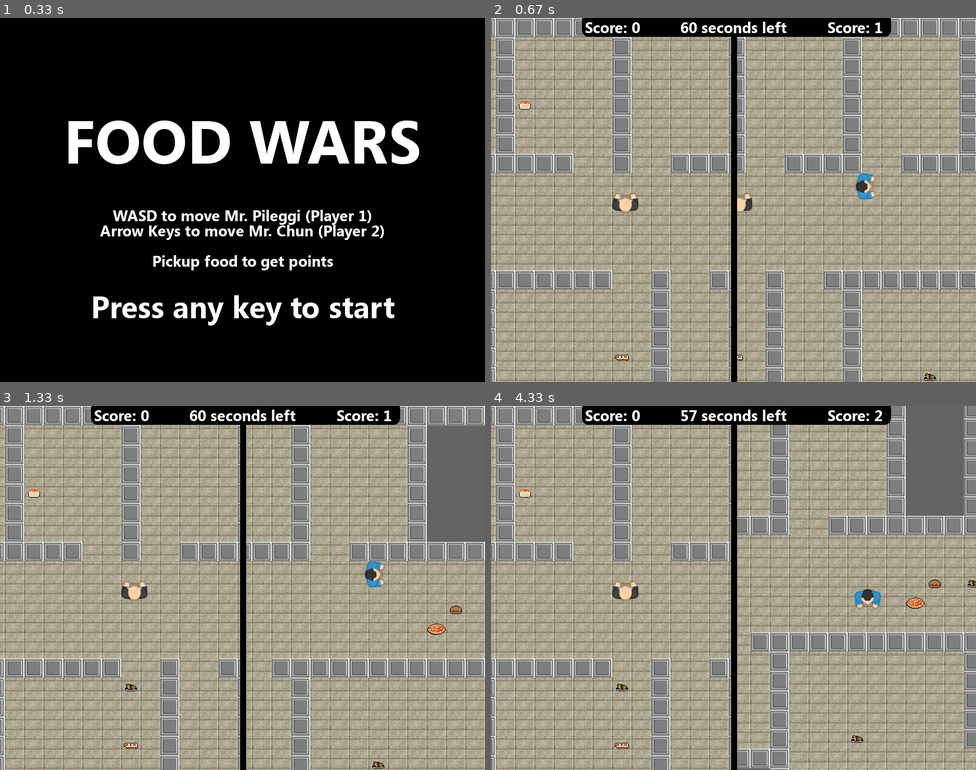
Above: before the commit, frames 1-4 (two rows, left to right).
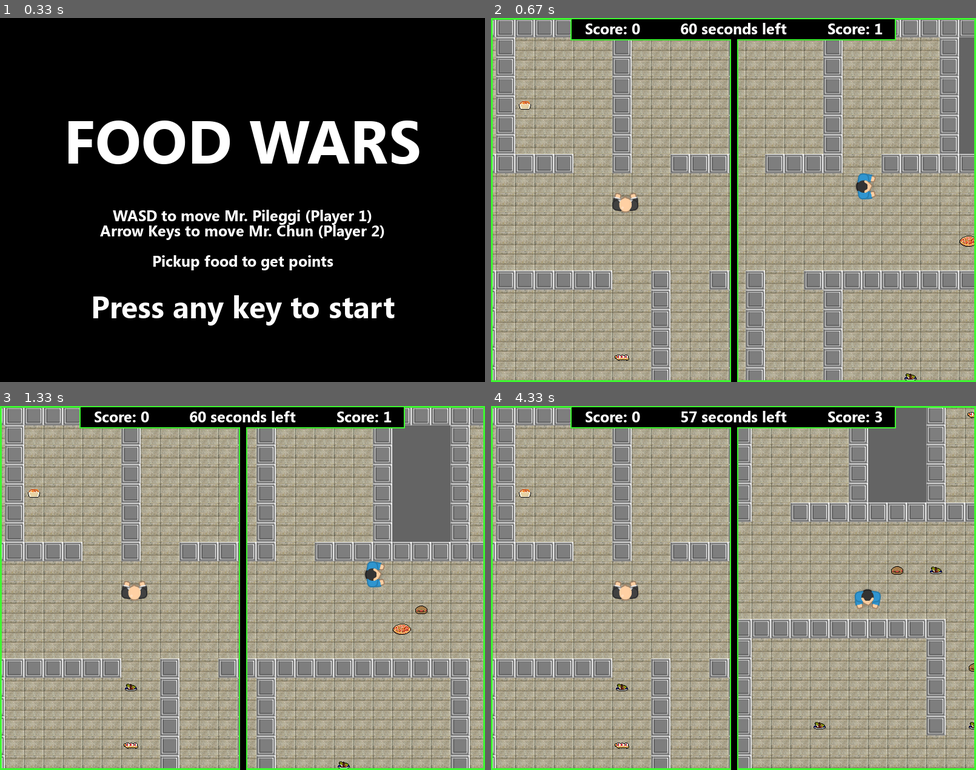
Above: after the commit, the same moments.

Repository: bly852/ICS3U1
Game: pygame game, started from (19.12.06) Culminating/game.py
Same seed, same stepped clock (60 frames per second), same inputs: the game is played once before the commit and once after it.
Inputs:
- Up to frame 1 (0.33 s): no input
- Up to frame 2 (0.67 s): hold Right from 0.33 s (still down)
- Up to frame 3 (1.33 s): release Right at 0.8 s; hold Up 0.88-1.18 s; hold Right from 1.22 s (still down)
- Up to frame 4 (4.33 s): release Right at 1.68 s; hold Left 1.72-2.25 s; hold Down 2.28-2.58 s; hold Left 2.62-3.02 s; hold Up 3.05-3.42 s; hold Right 3.45-4.08 s; hold Down from 4.12 s (still down)

Frame 1 is identical in both runs. In frame 2, 13% of the frame differs, in the area x 0-100%, y 0-100%; in frame 3, 22%; in frame 4, 30%.

Commit message:
Made GUI Scalable and added accent colour

Diff:
--- a/(19.12.06) Culminating/game.py
+++ b/(19.12.06) Culminating/game.py
@@ -165,6 +165,7 @@
         part of the game loop - draws the new sprite positions and text to the
         screen
         """
+        # updates window caption with current FPS
         pygame.display.set_caption("{} | FPS: {:.0f}".format(title, self.fpsClock.get_fps()))
 
         # wipes both cameras and fills with light grey
@@ -181,16 +182,22 @@
         self.screen.blit(self.player1_cam, (0, 0))
         self.screen.blit(self.player2_cam, (width/2, 0))
 
-        # blits the GUI background
-        self.screen.blit(self.scoreboard_backround, ((width/4)-(width/16), 0))
-        pygame.draw.line(self.screen, black, (400, 0), (400, 600), 10)
+        # draws the screen border
+        pygame.draw.rect(self.screen, gui_accent_colour, (0, 0, width, height), 3)
+
+        # draws the GUI background
+        pygame.draw.line(self.screen, gui_accent_colour, (width/2, 0), (width/2, height), 14)
+        pygame.draw.rect(self.screen, gui_accent_colour, ((width/4)-(width/12)-2, 0, width-(width/4)-(width/12)+4, 37))
+        pygame.draw.line(self.screen, black, (width/2, 2), (width/2, height), 10)
+        pygame.draw.rect(self.screen, black, ((width/4)-(width/12), 2, width-(width/4)-(width/12), 33))
+
 
         # draws time left to the screen
-        self.draw_text('{} seconds left'.format(time_limit-(int(self.elapsed_time))), default_font_bold, 25, white, width/2, 15, align = 'center')
+        self.draw_text('{} seconds left'.format(time_limit-(int(self.elapsed_time))), default_font_bold, 25, white, width/2, 17, align = 'center')
 
         # draws player score to the screen
-        self.draw_text('Score: {}'.format(self.player1.score), default_font_bold, 25, white, width/4, 15, align = 'center')
-        self.draw_text('Score: {}'.format(self.player2.score), default_font_bold, 25, white, width-(width/4), 15, align = 'center')
+        self.draw_text('Score: {}'.format(self.player1.score), default_font_bold, 25, white, width/4, 17, align = 'center')
+        self.draw_text('Score: {}'.format(self.player2.score), default_font_bold, 25, white, width-(width/4), 17, align = 'center')
 
         # flip render to the screen
         pygame.display.flip()
--- a/(19.12.06) Culminating/settings.py
+++ b/(19.12.06) Culminating/settings.py
@@ -23,6 +23,7 @@
 fps = 120 # fps limit
 title = 'Food Wars'
 time_limit = 60 # game time limit in seconds
+gui_accent_colour = green
 
 
 # tiles
@@ -32,7 +33,7 @@
 
 
 # player settings
-player_speed = 400
+player_speed = 500
 
 
 # images
